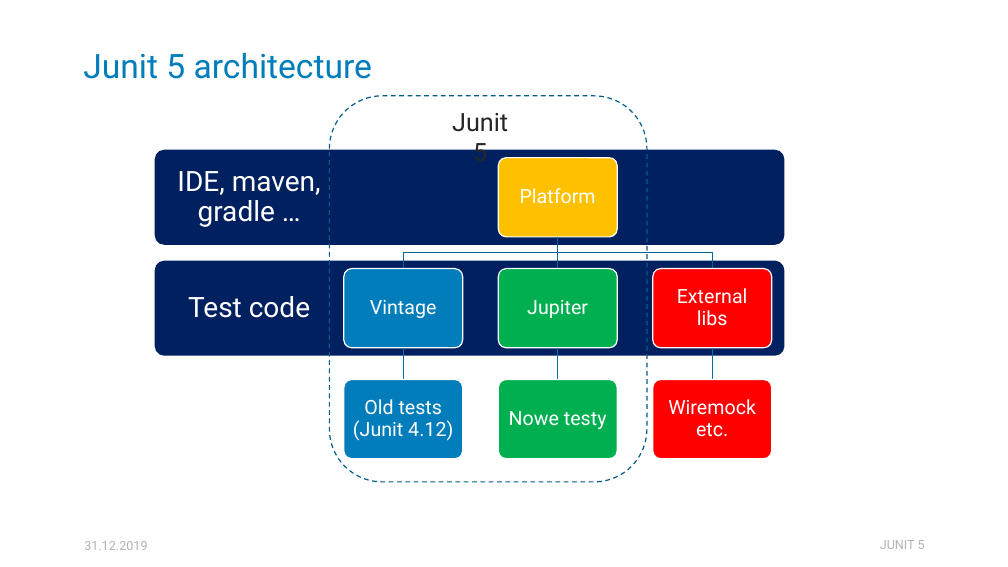
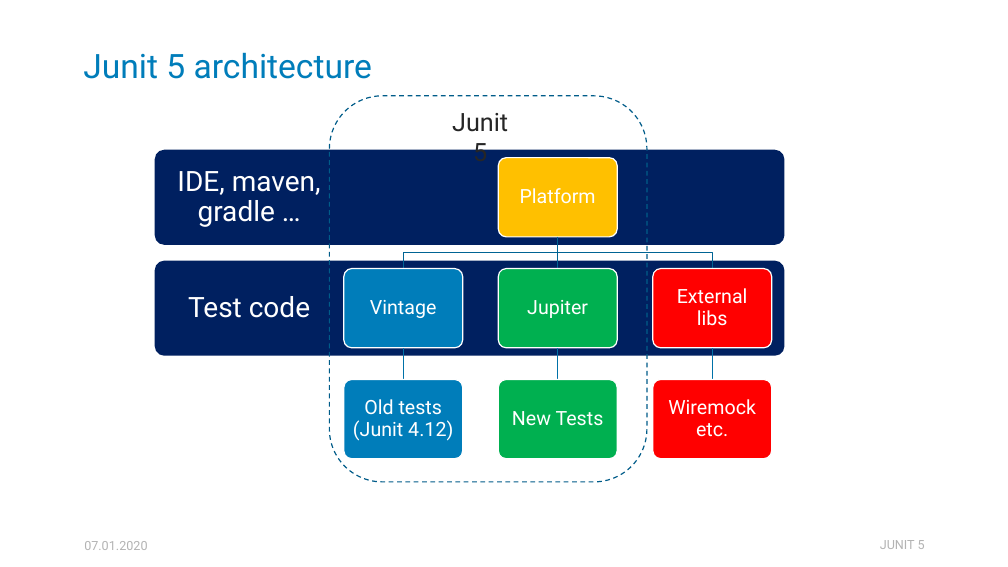
Before and after one commit to HellSpawn287/pf-presentations, a slide deck: slide 5 of ZJAVA/Junit5/Junit5 - ZJAVA.pptx. Drawn at 1008x567 pixels with LibreOffice and Linux fonts; fonts in the diff are those of the drawing. Boxes give left, top, right and bottom in pixels: in the first picture for what was removed or moved away, otherwise in the second. Text is boxed around its words. In the diff, an @@ line names an element or a change of style, - is before the commit and + after.

Commit message:
Junit5 - fix wordings

```diff
--- a/ZJAVA/Junit5/Junit5 - ZJAVA.pptx
+++ b/ZJAVA/Junit5/Junit5 - ZJAVA.pptx
@@ text at (512,411,604,426): text changed @@
-Nowe testy
+New Tests
@@ text at (84,541,147,550): text changed @@
-31.12.2019
+07.01.2020
```
Also in this commit, not shown: 17 other slides changed, 6 other files.
